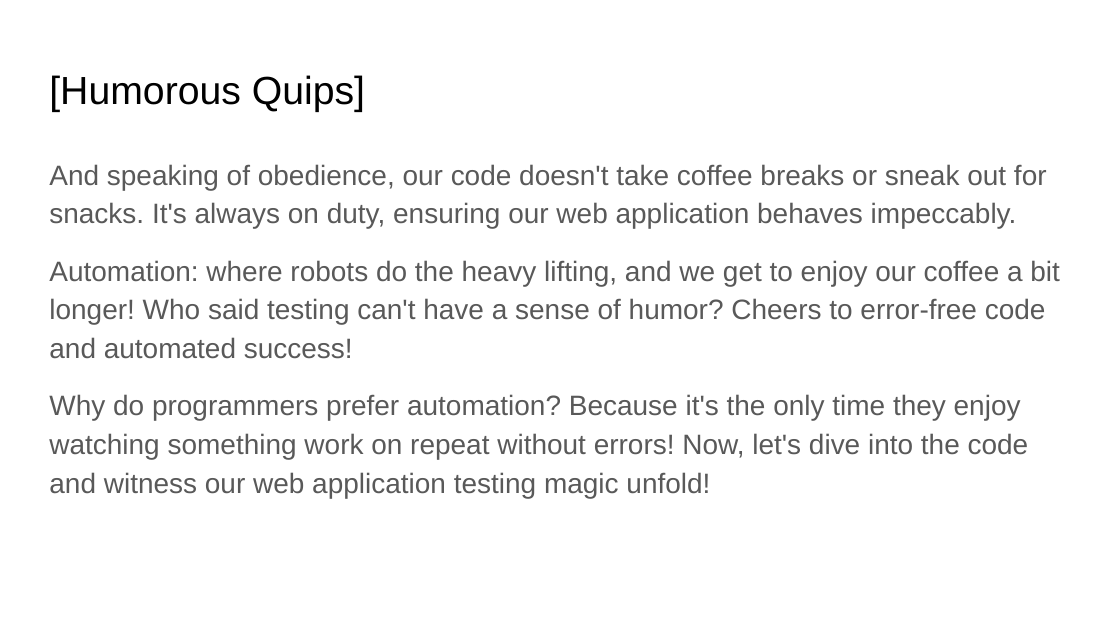
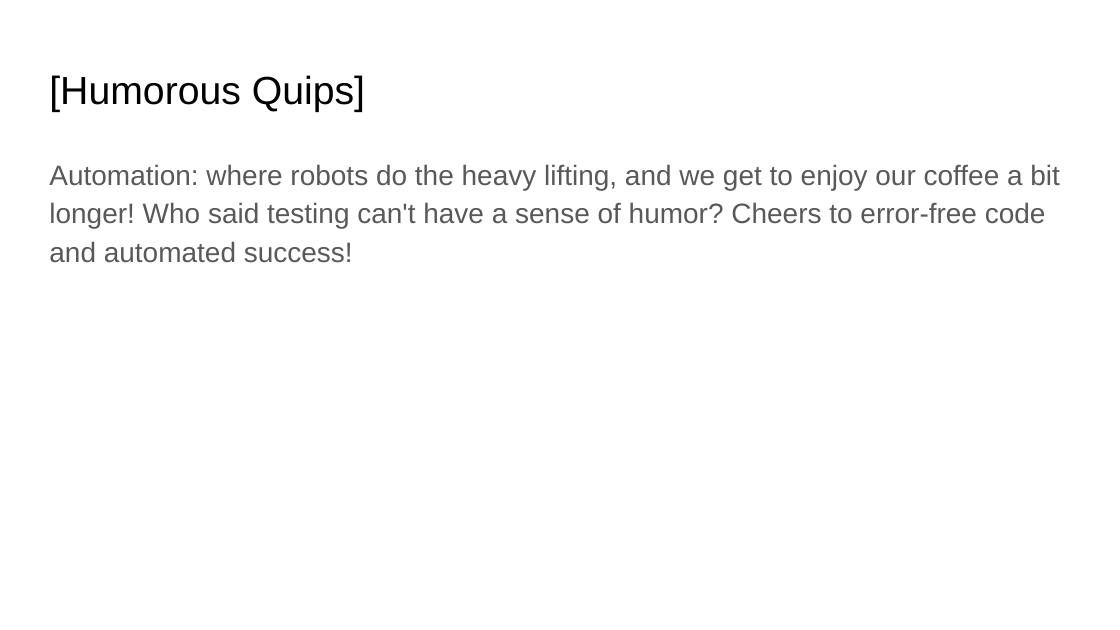
Before and after one commit to fawadmalik/end2EndAutomationWithRubyAndMinitestReport, a slide deck: slide 9 of docs/Web App Testing Automation.pptx (slide 13 before the commit). Drawn at 1120x630 pixels with LibreOffice and Linux fonts; fonts in the diff are those of the drawing. Boxes give left, top, right and bottom in pixels: in the first picture for what was removed or moved away, otherwise in the second. Text is boxed around its words. In the diff, an @@ line names an element or a change of style, - is before the commit and + after.

```diff
--- a/docs/Web App Testing Automation.pptx
+++ b/docs/Web App Testing Automation.pptx
@@ text at (49,164,1047,229): paragraph removed @@
-And speaking of obedience, our code doesn't take coffee breaks or sneak out for snacks. It's always on duty, ensuring our web application behaves impeccably.
@@ text at (49,394,1029,498): paragraph removed @@
-Why do programmers prefer automation? Because it's the only time they enjoy watching something work on repeat without errors! Now, let's dive into the code and witness our web application testing magic unfold!
```
Also in this commit, not shown: 5 other slides changed, 3 slides added, 7 slides removed, 1 other file.
